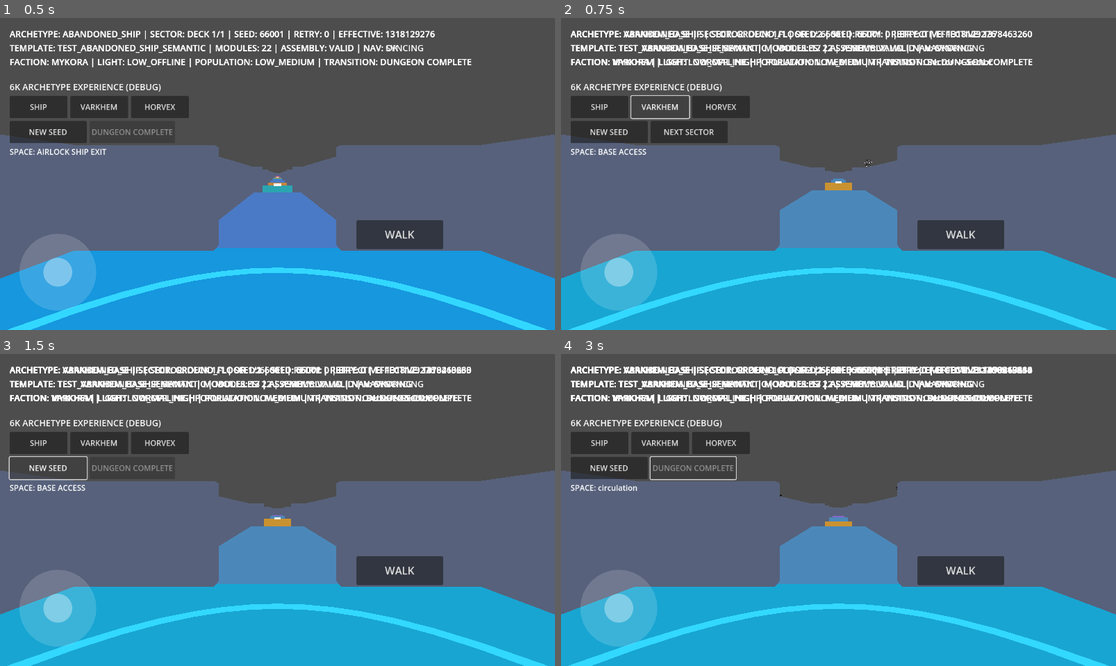
Above: before the commit, frames 1-4 (two rows, left to right).
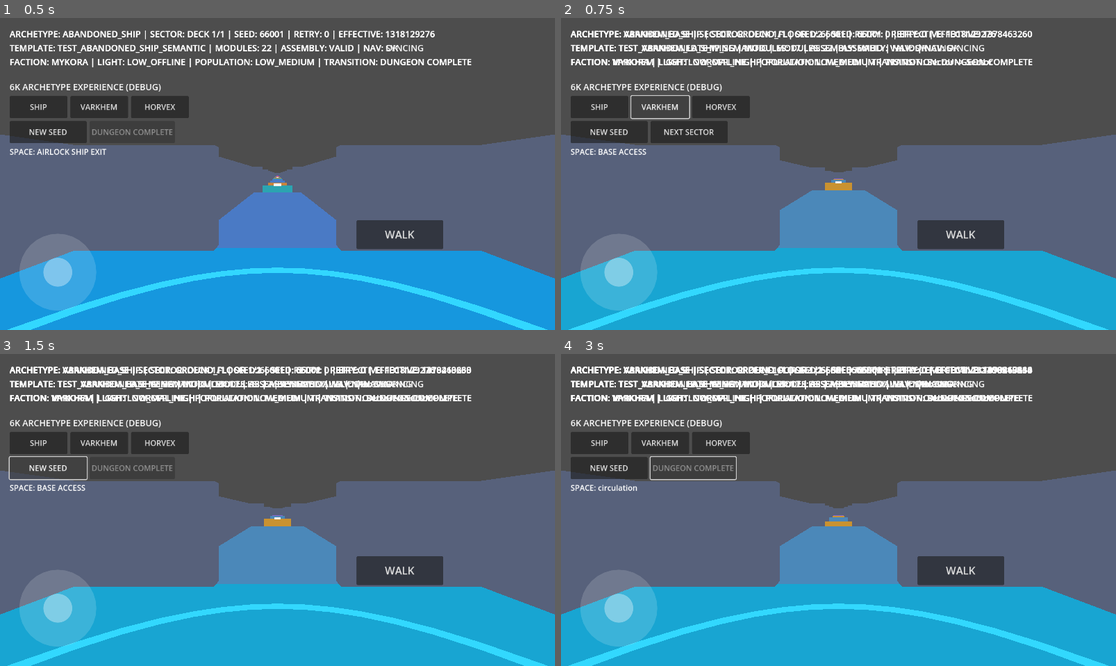
Above: after the commit, the same moments.

Repository: ChrisSs87/RogueSpace
Game: Godot game, scene res://scenes/tests/Stage6KArchetypeExperienceTest.tscn
Two runs of this game, one before a commit and one after it. Both use one fixed random seed, a clock stepped at 60 frames per second and the inputs below. This scene is started directly instead of the project's main scene.
Inputs:
- Up to frame 1 (0.5 s): no input
- Up to frame 2 (0.75 s): click "VARKHEM" at 0.5 s
- Up to frame 3 (1.5 s): click "NEW SEED" at 1.25 s
- Up to frame 4 (3 s): click "NEW SEED" at 2 s; click "NEXT SECTOR" at 2.75 s

Frame 1 is identical in both runs. In frame 2, 0.5% of the frame differs, in the area x 23-75%, y 8-52%; in frame 3, 0.3%; in frame 4, 0.4%.

Commit message:
Varkhem V2.1: vary destination depth and prepare Command objective

Diff:
--- a/resources/run/test_archetypes/VarkhemBase.tres
+++ b/resources/run/test_archetypes/VarkhemBase.tres
@@ -7,27 +7,28 @@
 [ext_resource type="Resource" path="res://resources/run/test_templates/TestVarkhemBaseSemantic.tres" id="6"]
 [ext_resource type="Script" path="res://resources/run/ModuleDefinitionResource.gd" id="7"]
 [ext_resource type="Resource" path="res://resources/run/test_content_slots/varkhem_encounter_room.tres" id="8"]
+[ext_resource type="Resource" path="res://resources/run/test_templates/TestVarkhemLateWing.tres" id="9_late_wing"]
 
 [sub_resource type="Resource" id="Small"]
 script = ExtResource("4")
 size_id = &"SMALL"
 min_modules = 13
 max_modules = 13
-role_min_counts = {"CORRIDOR": 2, "ROOM": 0, "JUNCTION": 2}
+role_min_counts = {"CORRIDOR": 3, "ROOM": 0, "JUNCTION": 2}
 role_max_counts = {"CORRIDOR": 6, "ROOM": 0, "JUNCTION": 2}
 [sub_resource type="Resource" id="Medium"]
 script = ExtResource("4")
 size_id = &"MEDIUM"
 min_modules = 17
 max_modules = 17
-role_min_counts = {"CORRIDOR": 2, "ROOM": 0, "JUNCTION": 2}
+role_min_counts = {"CORRIDOR": 3, "ROOM": 0, "JUNCTION": 2}
 role_max_counts = {"CORRIDOR": 8, "ROOM": 0, "JUNCTION": 4}
 [sub_resource type="Resource" id="Large"]
 script = ExtResource("4")
 size_id = &"LARGE"
 min_modules = 21
 max_modules = 21
-role_min_counts = {"CORRIDOR": 2, "ROOM": 0, "JUNCTION": 2}
+role_min_counts = {"CORRIDOR": 3, "ROOM": 0, "JUNCTION": 2}
 role_max_counts = {"CORRIDOR": 10, "ROOM": 0, "JUNCTION": 4}
 
 [sub_resource type="Resource" id="CentralHubPhysical"]
@@ -179,6 +180,7 @@
 [sub_resource type="Resource" id="Command"]
 script = ExtResource("5")
 semantic_id = &"COMMAND_ROOM"
+display_name = "Command Room"
 allowed_archetypes = [&"VARKHEM_BASE"]
 allowed_sectors = [&"GROUND_FLOOR", &"UPPER_FLOOR"]
 preferred_sectors = [&"UPPER_FLOOR"]
@@ -190,14 +192,14 @@
 assignment_priority = 100
 main_path_preference = 2
 branch_preference = 1
-future_gameplay_tags = [&"BOSS_ENCOUNTER_FUTURE", &"DUNGEON_OBJECTIVE"]
+future_gameplay_tags = [&"BOSS_ENCOUNTER_FUTURE", &"DUNGEON_OBJECTIVE", &"NEUTRALIZE_COMMAND_FUTURE"]
 physical_module_variants = [SubResource("CommandPhysical")]
 physical_variant_required = true
 
 [sub_resource type="Resource" id="Ground"]
 script = ExtResource("2")
 sector_id = &"GROUND_FLOOR"
-template_pool = [ExtResource("6")]
+template_pool = [ExtResource("6"), ExtResource("9_late_wing")]
 size_profiles = [SubResource("Small"), SubResource("Medium"), SubResource("Large")]
 light_profile_id = &"NORMAL_HIGH"
 population_profile_id = &"MEDIUM"
@@ -207,7 +209,7 @@
 [sub_resource type="Resource" id="Basement"]
 script = ExtResource("2")
 sector_id = &"BASEMENT"
-template_pool = [ExtResource("6")]
+template_pool = [ExtResource("6"), ExtResource("9_late_wing")]
 size_profiles = [SubResource("Small"), SubResource("Medium"), SubResource("Large")]
 light_profile_id = &"NORMAL"
 population_profile_id = &"HIGH_RISK"
@@ -217,7 +219,7 @@
 [sub_resource type="Resource" id="Upper"]
 script = ExtResource("2")
 sector_id = &"UPPER_FLOOR"
-template_pool = [ExtResource("6")]
+template_pool = [ExtResource("6"), ExtResource("9_late_wing")]
 size_profiles = [SubResource("Small"), SubResource("Medium"), SubResource("Large")]
 light_profile_id = &"NORMAL_HIGH"
 population_profile_id = &"MEDIUM"
--- a/resources/run/test_templates/TestVarkhemBaseSemantic.tres
+++ b/resources/run/test_templates/TestVarkhemBaseSemantic.tres
@@ -158,9 +158,9 @@
 distribution_clearance_main_path_radius = 3
 max_turns_in_distribution_clearance = 1
 parent_selection = 1
-min_total_children = 1
+min_total_children = 2
 max_total_children = 2
-min_children_per_parent = 1
+min_children_per_parent = 2
 max_children_per_parent = 2
 destination_role = &"ROOM"
 parent_plan_tag = &"HUB_DISTRIBUTION"
@@ -173,11 +173,11 @@
 parent_selectors = Array[StringName]([&"CORRIDOR"])
 min_parent_count = 1
 max_parent_count = 2
-min_parent_depth = 3
+min_parent_depth = 4
 distribution_clearance_main_path_radius = 3
 max_turns_in_distribution_clearance = 1
 parent_after_plan_tag = &"HUB_DISTRIBUTION"
-parent_selection = 1
+parent_selection = 2
 min_total_children = 1
 max_total_children = 2
 min_children_per_parent = 1
--- /dev/null
+++ b/resources/run/test_templates/TestVarkhemLateWing.tres
@@ -0,0 +1,208 @@
+[gd_resource type="Resource" script_class="DungeonTemplateResource" load_steps=8 format=3]
+
+[ext_resource type="Script" path="res://resources/run/DungeonRoleSequenceConstraintResource.gd" id="1_6qf4v"]
+[ext_resource type="Script" path="res://resources/run/DungeonGrammarRuleResource.gd" id="2_q1mxn"]
+[ext_resource type="Script" path="res://resources/run/ContentSlotDefinitionResource.gd" id="3_p8ily"]
+[ext_resource type="Script" path="res://resources/run/ModuleDefinitionResource.gd" id="4_11mur"]
+[ext_resource type="Script" path="res://resources/run/DungeonTemplateResource.gd" id="5_43v0m"]
+[ext_resource type="Resource" path="res://resources/run/test_content_profiles/VarkhemEncounterV1.tres" id="6_runtime_profile"]
+[ext_resource type="Resource" path="res://resources/run/test_content_slots/varkhem_encounter_room.tres" id="7_encounter_room"]
+[ext_resource type="Script" path="res://resources/run/DungeonBranchRuleResource.gd" id="8_branch_rule"]
+
+[sub_resource type="Resource" id="Resource_ch236"]
+script = ExtResource("4_11mur")
+stable_id = &"base_corridor"
+tags = Array[StringName]([&"TRANSIT"])
+roles = Array[StringName]([&"CORRIDOR"])
+footprint_size = Vector2(14, 5)
+connector_sides = Array[StringName]([&"west", &"east"])
+
+[sub_resource type="Resource" id="Resource_distribution_corridor"]
+script = ExtResource("4_11mur")
+stable_id = &"base_distributor_corridor"
+tags = Array[StringName]([&"TRANSIT", &"DISTRIBUTION"])
+roles = Array[StringName]([&"CORRIDOR"])
+footprint_size = Vector2(14, 6)
+placement_priority = 40
+connector_sides = Array[StringName]([&"west", &"east", &"north", &"south"])
+supports_branch = true
+
+[sub_resource type="Resource" id="Resource_7h7ah"]
+script = ExtResource("2_q1mxn")
+role = &"CORRIDOR"
+min_count = 2
+max_count = 6
+selection_weight = 2.0
+max_consecutive = 2
+module_definition = SubResource("Resource_ch236")
+
+[sub_resource type="Resource" id="Resource_sgqvh"]
+script = ExtResource("4_11mur")
+stable_id = &"base_room"
+tags = Array[StringName]([&"DESTINATION"])
+placement_priority = 10
+roles = Array[StringName]([&"ROOM"])
+footprint_size = Vector2(10, 10)
+connector_sides = Array[StringName]([&"west", &"east"])
+content_slots = [ExtResource("7_encounter_room")]
+
+[sub_resource type="Resource" id="Resource_cqod1"]
+script = ExtResource("4_11mur")
+stable_id = &"base_room_compact"
+tags = Array[StringName]([&"DESTINATION", &"COMPACT"])
+roles = Array[StringName]([&"ROOM"])
+connector_sides = Array[StringName]([&"west", &"east"])
+content_slots = [ExtResource("7_encounter_room")]
+
+[sub_resource type="Resource" id="Resource_o7lid"]
+script = ExtResource("2_q1mxn")
+role = &"ROOM"
+min_count = 0
+max_count = 0
+selection_weight = 10.0
+max_consecutive = 2
+main_path_allowed = false
+module_definition = SubResource("Resource_sgqvh")
+module_variants = Array[ExtResource("4_11mur")]([SubResource("Resource_cqod1")])
+
+[sub_resource type="Resource" id="Resource_movy0"]
+script = ExtResource("4_11mur")
+stable_id = &"base_turn_left"
+roles = Array[StringName]([&"TURN_LEFT"])
+connector_sides = Array[StringName]([&"west", &"north"])
+
+[sub_resource type="Resource" id="Resource_4ghum"]
+script = ExtResource("2_q1mxn")
+role = &"TURN_LEFT"
+max_count = 2
+selection_weight = 2.0
+module_definition = SubResource("Resource_movy0")
+
+[sub_resource type="Resource" id="Resource_n1onf"]
+script = ExtResource("4_11mur")
+stable_id = &"base_turn_right"
+roles = Array[StringName]([&"TURN_RIGHT"])
+connector_sides = Array[StringName]([&"west", &"south"])
+
+[sub_resource type="Resource" id="Resource_pc77d"]
+script = ExtResource("2_q1mxn")
+role = &"TURN_RIGHT"
+max_count = 2
+selection_weight = 2.0
+module_definition = SubResource("Resource_n1onf")
+
+[sub_resource type="Resource" id="Resource_0or1a"]
+script = ExtResource("4_11mur")
+stable_id = &"base_hub_junction"
+tags = Array[StringName]([&"HUB", &"TRANSIT"])
+placement_priority = 10
+roles = Array[StringName]([&"JUNCTION"])
+connector_sides = Array[StringName]([&"west", &"east", &"north", &"south"])
+supports_branch = true
+
+[sub_resource type="Resource" id="Resource_ins7y"]
+script = ExtResource("4_11mur")
+stable_id = &"base_hub_junction_south"
+tags = Array[StringName]([&"HUB", &"TRANSIT", &"SOUTH_BRANCH"])
+roles = Array[StringName]([&"JUNCTION"])
+connector_sides = Array[StringName]([&"west", &"east", &"south"])
+supports_branch = true
+
+[sub_resource type="Resource" id="Resource_5xh27"]
+script = ExtResource("2_q1mxn")
+role = &"JUNCTION"
+min_count = 2
+max_count = 4
+selection_weight = 7.0
+max_consecutive = 1
+min_depth_from_start = 2
+module_definition = SubResource("Resource_0or1a")
+module_variants = Array[ExtResource("4_11mur")]([SubResource("Resource_ins7y")])
+
+[sub_resource type="Resource" id="Resource_hmqyl"]
+script = ExtResource("4_11mur")
+stable_id = &"base_branch_destination"
+tags = Array[StringName]([&"DESTINATION"])
+roles = Array[StringName]([&"SIDE_ROOM"])
+connector_sides = Array[StringName]([&"west"])
+supports_main_path = false
+content_slots = [ExtResource("7_encounter_room")]
+
+[sub_resource type="Resource" id="Resource_btub6"]
+script = ExtResource("2_q1mxn")
+role = &"SIDE_ROOM"
+max_count = 4
+main_path_only = false
+module_definition = SubResource("Resource_hmqyl")
+
+[sub_resource type="Resource" id="Resource_hxk8o"]
+script = ExtResource("4_11mur")
+stable_id = &"base_access_start"
+roles = Array[StringName]([&"START"])
+connector_sides = Array[StringName]([&"east"])
+
+[sub_resource type="Resource" id="Resource_q13rm"]
+script = ExtResource("4_11mur")
+stable_id = &"base_exit"
+roles = Array[StringName]([&"EXIT"])
+connector_sides = Array[StringName]([&"west"])
+
+[sub_resource type="Resource" id="Resource_hub_distribution"]
+script = ExtResource("8_branch_rule")
+stable_id = &"HUB_DISTRIBUTION"
+parent_selectors = Array[StringName]([&"JUNCTION"])
+min_parent_count = 1
+max_parent_count = 1
+min_parent_depth = 2
+max_parent_depth = 6
+distribution_clearance_main_path_radius = 3
+max_turns_in_distribution_clearance = 1
+parent_selection = 1
+min_total_children = 1
+max_total_children = 1
+min_children_per_parent = 1
+max_children_per_parent = 1
+destination_role = &"ROOM"
+parent_plan_tag = &"HUB_DISTRIBUTION"
+parent_module_variants = Array[ExtResource("4_11mur")]([SubResource("Resource_0or1a")])
+parent_variant_required = true
+
+[sub_resource type="Resource" id="Resource_corridor_distribution"]
+script = ExtResource("8_branch_rule")
+stable_id = &"CORRIDOR_DISTRIBUTION"
+parent_selectors = Array[StringName]([&"CORRIDOR"])
+min_parent_count = 1
+max_parent_count = 2
+min_parent_depth = 4
+distribution_clearance_main_path_radius = 3
+max_turns_in_distribution_clearance = 1
+parent_after_plan_tag = &"HUB_DISTRIBUTION"
+parent_selection = 2
+min_total_children = 2
+max_total_children = 2
+min_children_per_parent = 1
+max_children_per_parent = 2
+destination_role = &"ROOM"
+parent_plan_tag = &"CORRIDOR_DISTRIBUTION"
+parent_module_variants = Array[ExtResource("4_11mur")]([SubResource("Resource_distribution_corridor")])
+parent_variant_required = true
+
+[resource]
+script = ExtResource("5_43v0m")
+stable_id = &"TEST_VARKHEM_LATE_WING"
+theme_id = &"TEST_BASE"
+min_modules = 13
+max_modules = 21
+module_pool = Array[Resource]([SubResource("Resource_hxk8o"), SubResource("Resource_q13rm"), SubResource("Resource_ch236"), SubResource("Resource_distribution_corridor"), SubResource("Resource_sgqvh"), SubResource("Resource_movy0"), SubResource("Resource_n1onf"), SubResource("Resource_0or1a"), SubResource("Resource_ins7y"), SubResource("Resource_hmqyl")])
+lighting_profile_id = &"NORMAL_HIGH"
+max_turns = 2
+branch_length = 2
+grammar_rules = Array[ExtResource("2_q1mxn")]([SubResource("Resource_7h7ah"), SubResource("Resource_o7lid"), SubResource("Resource_4ghum"), SubResource("Resource_pc77d"), SubResource("Resource_5xh27"), SubResource("Resource_btub6")])
+branch_rules = Array[ExtResource("8_branch_rule")]([SubResource("Resource_hub_distribution"), SubResource("Resource_corridor_distribution")])
+min_distribution_destinations = 3
+max_distribution_destinations = 3
+main_path_prefix_roles = Array[StringName]([&"CORRIDOR", &"JUNCTION", &"CORRIDOR"])
+min_main_path_depth = 7
+enforce_walkable_containment = true
+allowed_faction_tags = Array[StringName]([&"VARKHEM"])
+content_placement_profile = ExtResource("6_runtime_profile")
--- /dev/null
+++ b/scenes/tests/VarkhemV21ExperienceTest.tscn
@@ -0,0 +1,34 @@
+[gd_scene load_steps=3 format=3]
+
+[ext_resource type="PackedScene" path="res://scenes/tests/Stage6JArchetypePrototype.tscn" id="1"]
+[ext_resource type="Script" path="res://scripts/tests/varkhem_v2_1_mobile_controls.gd" id="2"]
+
+[node name="VarkhemV21ExperienceTest" instance=ExtResource("1")]
+initial_seed = 65001
+test_archetype_index = 1
+
+[node name="V21Controls" type="CanvasLayer" parent="."]
+script = ExtResource("2")
+
+[node name="Panel" type="VBoxContainer" parent="V21Controls"]
+anchor_left = 1.0
+anchor_right = 1.0
+offset_left = -580.0
+offset_right = -20.0
+offset_top = 110.0
+mouse_filter = 2
+
+[node name="Info" type="Label" parent="V21Controls/Panel"]
+theme_override_font_sizes/font_size = 16
+mouse_filter = 2
+
+[node name="Buttons" type="HBoxContainer" parent="V21Controls/Panel"]
+theme_override_constants/separation = 12
+
+[node name="NewSeed" type="Button" parent="V21Controls/Panel/Buttons"]
+custom_minimum_size = Vector2(180, 56)
+text = "NEW SEED"
+
+[node name="NextSector" type="Button" parent="V21Controls/Panel/Buttons"]
+custom_minimum_size = Vector2(180, 56)
+text = "NEXT SECTOR"
--- /dev/null
+++ b/scenes/tests/varkhem_v2_1_validation.tscn
@@ -0,0 +1,4 @@
+[gd_scene load_steps=2 format=3]
+[ext_resource type="Script" path="res://scripts/tests/varkhem_v2_1_validation.gd" id="1"]
+[node name="VarkhemV21Validation" type="Node3D"]
+script = ExtResource("1")
--- /dev/null
+++ b/scripts/tests/varkhem_v2_1_mobile_controls.gd
@@ -0,0 +1,40 @@
+extends CanvasLayer
+
+## Local manual-test composition; does not alter the shared debug HUD or run rules.
+@onready var stage = get_parent()
+@onready var info: Label = $Panel/Info
+@onready var new_seed: Button = $Panel/Buttons/NewSeed
+@onready var next_sector: Button = $Panel/Buttons/NextSector
+var busy := false
+
+
+func _ready() -> void:
+	stage.get_node("DebugHUD/Root/ButtonsContainer").hide()
+	new_seed.pressed.connect(_new_seed)
+	next_sector.pressed.connect(_next_sector)
+
+
+func _process(_delta: float) -> void:
+	if stage.sector_run == null:
+		return
+	var index: int = stage.current_sector_index
+	var size_id: StringName = stage.sector_run.sector_size_profiles[index].size_id
+	info.text = "VARKHEM V2.1 | %s | SEED %d\nSECTOR %d/%d | EFFECTIVE %d | ATTEMPT %d\nCOMMAND ROOM: future objective; EXIT not gated" % [size_id, stage.seed, index + 1, stage.sector_run.sector_count(), stage.sector_effective_seed, stage.sector_retry_index]
+	new_seed.disabled = busy or not stage.nav_ready
+	next_sector.disabled = busy or not stage.nav_ready or index >= stage.sector_run.sector_count() - 1
+
+
+func _new_seed() -> void:
+	if busy:
+		return
+	busy = true
+	await stage.regenerate_from_debug()
+	busy = false
+
+
+func _next_sector() -> void:
+	if busy:
+		return
+	busy = true
+	await stage.advance_sector_from_debug()
+	busy = false
--- /dev/null
+++ b/scripts/tests/varkhem_v2_1_validation.gd
@@ -0,0 +1,190 @@
+extends "res://scripts/tests/stage6k4_varkhem_architecture_v2_physical_validation.gd"
+
+const ARCHETYPE := preload("res://resources/run/test_archetypes/VarkhemBase.tres")
+
+
+func _ready() -> void:
+	if OS.get_cmdline_user_args().has("--mobile-smoke"):
+		await _mobile_smoke()
+		return
+	if OS.get_cmdline_user_args().has("--logical"):
+		_logical()
+		return
+	var first := 65001
+	var last := 65020
+	for arg in OS.get_cmdline_user_args():
+		if arg.begins_with("--from="): first = int(arg.trim_prefix("--from="))
+		if arg.begins_with("--to="): last = int(arg.trim_prefix("--to="))
+	var dungeon := STAGE.new()
+	dungeon.archetype_mode = true
+	dungeon.test_archetype_index = 1
+	dungeon.initial_seed = first
+	add_child(dungeon)
+	await _await_sector(dungeon)
+	var failures: Array = []
+	var runs := 0
+	var sectors := 0
+	for seed in range(first, last + 1):
+		await dungeon.regenerate(seed)
+		await _await_sector(dungeon)
+		while true:
+			if not dungeon.assembly_valid or not dungeon.nav_ready:
+				failures.append({"seed":seed,"sector":dungeon.current_sector_index,"error":dungeon.assembly_error,"attempts":dungeon.sector_attempt_reports})
+				break
+			var audit := await _audit_sector(dungeon, seed)
+			var errors: Array = []
+			for key in ["containment","capsule","floor","seams","nav"]: errors.append_array(audit[key])
+			errors.append_array(_transition_errors(dungeon, seed, dungeon.current_sector_index))
+			errors.append_array(_required_variant_errors(dungeon, seed, dungeon.current_sector_index))
+			var row := _row(dungeon.current_plan, dungeon.sector_run, dungeon.current_sector_index)
+			row["seed"] = seed
+			row["assembly_ms"] = dungeon.assembly_elapsed_ms
+			row["retry"] = dungeon.sector_retry_index
+			row["backtracks"] = dungeon.placement_stats.get("backtracks",0)
+			row["placement_stats"] = dungeon.placement_stats
+			row["effective_seed"] = dungeon.sector_effective_seed
+			row["audit"] = audit
+			row["runtime"] = dungeon.get_runtime_content_metrics()
+			var modules: Node3D = dungeon.get_node("AssembledModules")
+			var map: RID = dungeon.nav_region.get_navigation_map()
+			var occupied := {}
+			var overlaps := 0
+			var edges_m := 0.0
+			var exit_center_route := 0.0
+			var parents := {}
+			var edge_distances := {}
+			for module in modules.get_children():
+				overlaps += dungeon._overlap_details(module, occupied).size()
+				occupied[module.name] = module
+			for parent in dungeon.current_plan.links:
+				for child in dungeon.current_plan.links[parent]:
+					var a: Vector3 = modules.get_node(NodePath(String(parent))).global_position
+					var b: Vector3 = modules.get_node(NodePath(String(child))).global_position
+					var path := NavigationServer3D.map_get_path(map,a,b,true)
+					if path.size() < 2: errors.append("disconnected edge %s -> %s" % [parent,child])
+					var distance := _meters(path)
+					edges_m += distance
+					parents[child] = parent
+					edge_distances[child] = distance
+					if dungeon.current_plan.main_path_nodes.has(child): exit_center_route += distance
+			var exit_route := NavigationServer3D.map_get_path(map,dungeon.start_point,dungeon.exit_point,true)
+			row["exit_m"] = _meters(exit_route)
+			var required_edges := {}
+			for id in dungeon.current_plan.module_ids:
+				if dungeon.current_plan.module_types[id] not in [&"ROOM",&"SIDE_ROOM"]: continue
+				var cursor: StringName = id
+				while parents.has(cursor):
+					required_edges[cursor] = true
+					cursor = parents[cursor]
+			var visit_m := 0.0
+			for child in required_edges: visit_m += float(edge_distances[child])
+			row["all_destinations_return_m"] = 2.0 * visit_m
+			# Tree itinerary: visit all destination leaves, continue to EXIT.
+			row["all_destinations_then_exit_m"] = 2.0 * edges_m - exit_center_route
+			row["command_m"] = -1.0
+			for location in dungeon.current_plan.semantic_locations:
+				if location.definition.semantic_id == &"COMMAND_ROOM":
+					var position: Vector3 = modules.get_node(NodePath(String(location.node_id))).global_position
+					var route := NavigationServer3D.map_get_path(map,dungeon.start_point,position,true)
+					var reverse := NavigationServer3D.map_get_path(map,position,dungeon.start_point,true)
+					if route.size() < 2 or reverse.size() < 2: errors.append("COMMAND unreachable")
+					row.command_m = _meters(route)
+			var content: ContentPlacementPlan = dungeon.current_content_plan
+			var runtime: Node3D = dungeon.get_node_or_null("RuntimeContent")
+			if content == null or not content.is_valid() or runtime == null or runtime.get_child_count() != content.selected_slots.size(): errors.append("runtime encounter mismatch")
+			if row.runtime.has("navigation_rejected") or not row.runtime.invalid_payloads.is_empty(): errors.append("runtime invalid spawn")
+			if overlaps > 0: errors.append("accepted overlaps")
+			row["overlaps"] = overlaps
+			row["errors"] = errors
+			print("V21_PHYSICAL=%s" % JSON.stringify(row))
+			sectors += 1
+			if not errors.is_empty():
+				failures.append({"seed":seed,"sector":dungeon.current_sector_index,"errors":errors})
+				break
+			if dungeon.current_sector_index == dungeon.sector_run.sector_count()-1: break
+			await dungeon.advance_sector_from_debug()
+			await _await_sector(dungeon)
+		if not failures.is_empty(): break
+		runs += 1
+	var determinism: Array = []
+	if failures.is_empty():
+		for seed in [65001,65003,65005,65015,65020]: determinism.append(await _determinism(dungeon,seed))
+	var valid: bool = failures.is_empty() and determinism.all(func(item): return bool(item.valid))
+	print("V21_PHYSICAL_RESULT=%s" % JSON.stringify({"runs":runs,"sectors":sectors,"failures":failures,"determinism":determinism,"valid":valid}))
+	get_tree().quit(0 if valid else 1)
+
+
+func _logical() -> void:
+	var valid := true
+	var topologies := {}
+	var templates := {}
+	var sectors := 0
+	for seed in range(65001,65101):
+		var director := DungeonArchetypeDirector.new()
+		var run := director.create_sector_run(ARCHETYPE,seed)
+		var replay := director.create_sector_run(ARCHETYPE,seed)
+		var commands := 0
+		for index in run.sector_count():
+			var plan := director.build_sector_plan(run,index)
+			var same := director.build_sector_plan(replay,index)
+			var row := _row(plan,run,index)
+			row["seed"] = seed
+			var errors: Array = []
+			if plan == null or not plan.is_valid(): errors.append("invalid plan")
+			if same == null or var_to_str([plan.links,plan.module_types,plan.node_tags]) != var_to_str([same.links,same.module_types,same.node_tags]): errors.append("non deterministic topology")
+			var semantic_a: Array = []
+			var semantic_b: Array = []
+			for location in plan.semantic_locations:
+				semantic_a.append([location.definition.semantic_id,location.node_id])
+				if location.definition.semantic_id == &"COMMAND_ROOM": commands += 1
+			for location in same.semantic_locations: semantic_b.append([location.definition.semantic_id,location.node_id])
+			if semantic_a != semantic_b: errors.append("non deterministic semantics")
+			if row.nodes != {&"SMALL":13,&"MEDIUM":17,&"LARGE":21}[run.sector_size_profiles[index].size_id]: errors.append("size")
+			if row.destination_depths.min() != 3 or row.destination_depths.max() < 5: errors.append("missing early/advanced destination")
+			if row.command_depth >= 0 and row.command_depth < 4: errors.append("shallow COMMAND")
+			for id in plan.module_ids:
+				if plan.module_types[id] in [&"ROOM",&"SIDE_ROOM"] and (plan.main_path_nodes.has(id) or not plan.links.get(id,[]).is_empty()): errors.append("room transit")
+			row["errors"] = errors
+			print("V21_LOGICAL=%s" % JSON.stringify(row))
+			valid = valid and errors.is_empty()
+			topologies[plan.get_topology_signature()] = true
+			templates[row.template] = int(templates.get(row.template,0))+1
+			sectors += 1
+		valid = valid and commands == 1
+	print("V21_LOGICAL_RESULT=%s" % JSON.stringify({"valid":valid,"runs":100,"sectors":sectors,"topologies":topologies.size(),"templates":templates}))
+	get_tree().quit(0 if valid else 1)
+
+
+func _row(plan: DungeonPlan, run: DungeonSectorRun, index: int) -> Dictionary:
+	var depths: Array = []
+	var command := -1
+	var hub := -1
+	for id in plan.module_ids:
+		if plan.module_types[id] in [&"ROOM",&"SIDE_ROOM"]: depths.append(plan.node_depths.get(id,-1))
+	for location in plan.semantic_locations:
+		if location.definition.semantic_id == &"COMMAND_ROOM": command = location.depth_from_start
+		if location.definition.semantic_id == &"CENTRAL_HUB": hub = location.depth_from_start
+	return {"sector":index,"size":run.sector_size_profiles[index].size_id,"template":run.sector_templates[index].stable_id,"nodes":plan.module_ids.size(),"destination_depths":depths,"command_depth":command,"hub_depth":hub,"exit_hops":plan.shortest_path_length(&"START",&"EXIT"),"semantics":plan.semantic_locations.map(func(location): return "%s@%s" % [location.definition.semantic_id,location.node_id])}
+
+
+func _meters(path: PackedVector3Array) -> float:
+	var result := 0.0
+	for index in range(1,path.size()): result += path[index-1].distance_to(path[index])
+	return result
+
+
+func _mobile_smoke() -> void:
+	var stage = load("res://scenes/tests/VarkhemV21ExperienceTest.tscn").instantiate()
+	stage.initial_seed = 65002
+	add_child(stage)
+	await _await_sector(stage)
+	var valid: bool = stage.assembly_valid and stage.nav_ready and stage.test_archetype_index == 1
+	stage.get_node("V21Controls/Panel/Buttons/NewSeed").pressed.emit()
+	await _await_sector(stage)
+	valid = valid and stage.seed == 65003 and stage.assembly_valid and stage.nav_ready
+	stage.get_node("V21Controls/Panel/Buttons/NextSector").pressed.emit()
+	await _await_sector(stage)
+	valid = valid and stage.current_sector_index == 1 and stage.assembly_valid and stage.nav_ready
+	valid = valid and _transition_errors(stage,65003,1).is_empty()
+	print("V21_MOBILE_SMOKE=%s" % valid)
+	get_tree().quit(0 if valid else 1)
Not shown, added: scripts/tests/varkhem_v2_1_validation.gd.uid
Not shown, added: scenes/tests/VarkhemV21_REPORT.md
